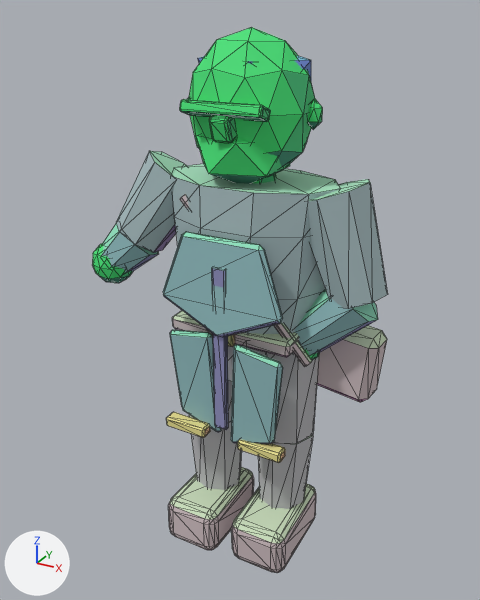
Two versions of the glTF model assets/exports/npc/npc_merchant_v01.glb, one commit apart.
Rendered twice from a 50 mm lens placed at (1.103, -2.095, 2.138), pointed at (-0.046, -0.006, 1.093). The axes (+X, +Y, +Z) are drawn at lower left. The lights are the same throughout. The first picture is the older version. Mesh edges are drawn as thin lines. Vertices at exactly the same position are counted once.

Objects in the first picture: 'GEO_npc_merchant_v01'.
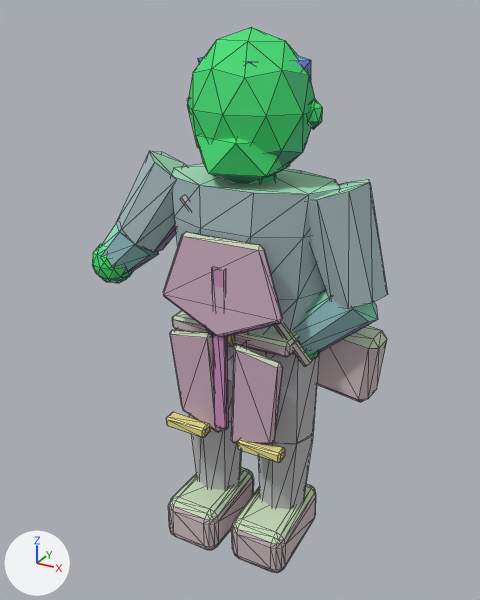
Scene script edits in JSON lines:
```json
{"block": "me_geo_npc_merchant_v01", "where": "# used by ob_geo_npc_merchant_v01; location = (0.0, 0.0, 0.0)"}
{"op": "remove", "block": "me_geo_npc_merchant_v01", "code": "me_geo_npc_merchant_v01.from_pydata(...)  # 940 vertices, 1748 faces; spans x -0.65..0.53, y -0.27..0.2, z 0.0..2.08"}
{"op": "add", "block": "me_geo_npc_merchant_v01", "code": "me_geo_npc_merchant_v01.from_pydata(...)  # 828 vertices, 1532 faces; spans x -0.65..0.53, y -0.27..0.2, z 0.0..2.08"}
{"block": "me_geo_npc_merchant_v01", "change": "me_geo_npc_merchant_v01 part 1: the loose piece of 56 vertices spanning x -0.15..0.15, y -0.23..-0.16, z 1.81..1.86 is deleted"}
{"block": "me_geo_npc_merchant_v01", "change": "me_geo_npc_merchant_v01 part 2: the loose piece of 56 vertices spanning x -0.04..0.04, y -0.24..-0.16, z 1.74..1.83 is deleted"}
{"block": "me_geo_npc_merchant_v01", "change": "me_geo_npc_merchant_v01 part 3: 188 kept faces spanning x -0.25..0.25, y -0.26..-0.17, z 0.59..1.42 get new vertex colours"}
```

Boxes (x1, y1, x2, y2) around the edits, measured in the pictures (480 x 600 px):
```json
{"part": 1, "of": "me_geo_npc_merchant_v01", "change": "deleted", "before": [180, 99, 270, 122], "on screen": "green"}
{"part": 2, "of": "me_geo_npc_merchant_v01", "change": "deleted", "before": [209, 115, 236, 143], "on screen": "green"}
{"part": 3, "of": "me_geo_npc_merchant_v01", "change": "recoloured", "before": [163, 232, 283, 444], "after": [163, 232, 283, 444], "on screen": "cyan to grey"}
```
